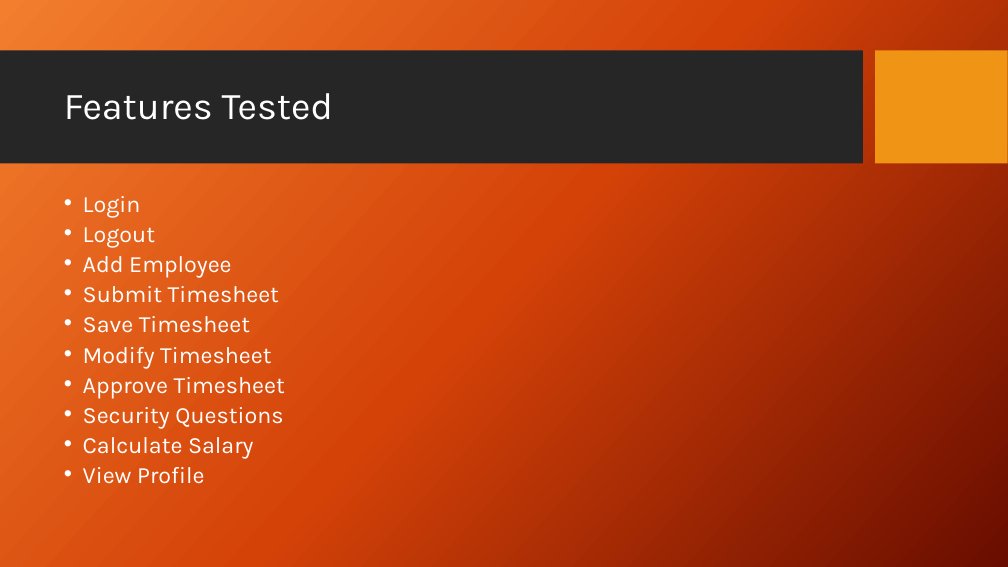
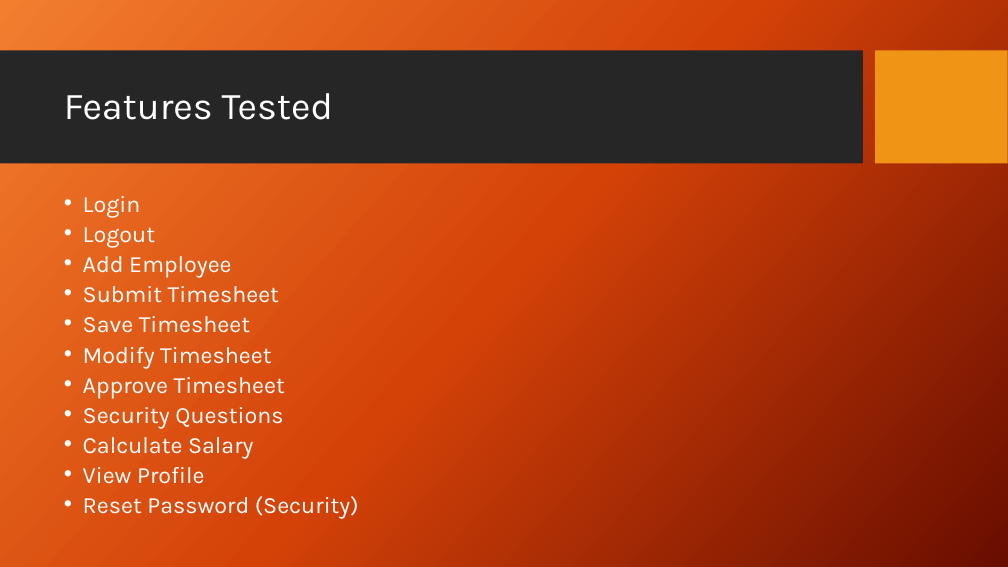
Before and after one commit to zzzzakhar/CEN4072-Team-1, a slide deck: slide 8 of Presentation1.pptx. Drawn at 1008x567 pixels with LibreOffice and Linux fonts; fonts in the diff are those of the drawing; background and template pictures are left out. Boxes give left, top, right and bottom in pixels: in the first picture for what was removed or moved away, otherwise in the second. Text is boxed around its words. In the diff, an @@ line names an element or a change of style, - is before the commit and + after.

```diff
--- a/Presentation1.pptx
+++ b/Presentation1.pptx
@@ text at (x1=83, y1=496, x2=359, y2=519): paragraph added @@
+• Reset Password (Security)
```
Also in this commit, not shown: 4 other slides changed.
